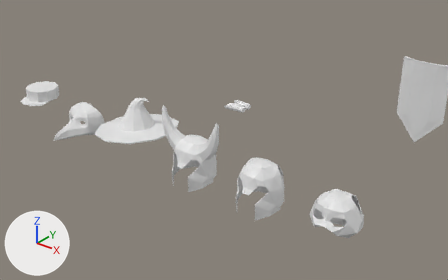
The Blender file resources/meshes/armour.blend as it was, and as the next commit left it.
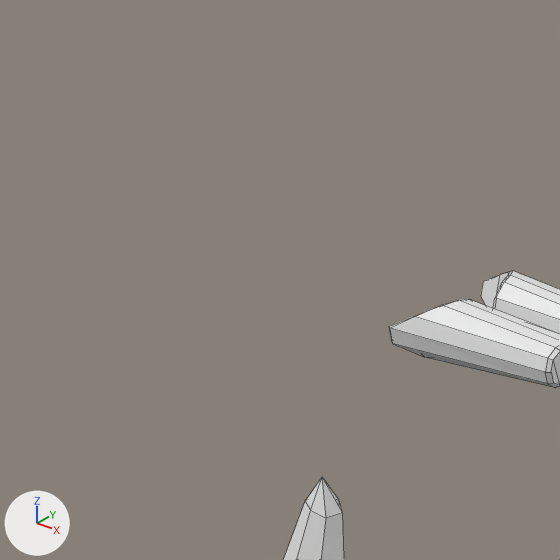
Old and new are each drawn from a 50 mm lens placed at (0.78, -3.576, 1.879), pointed at (-2.056, -0.031, -0.319) and again close up on the part from 40% to 54% of the width and 25% to 47% of the height. Lighting does not change. The marker at lower left points along +X, +Y and +Z. The close-ups show mesh edges as thin lines.

Objects in the first close-up: 'barbuteHorned01', 'bracer01.l', 'bracer01.r'.
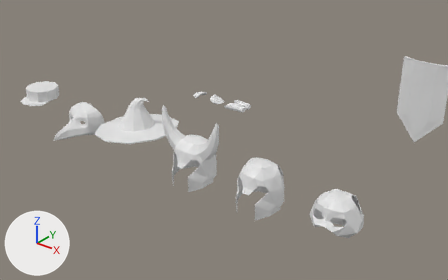
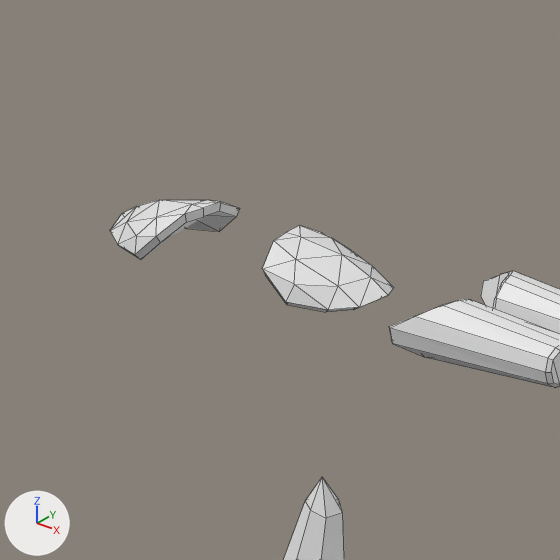
Pixel boxes (x1, y1, x2, y2) of what changed, in the close-ups (560 x 560 px):
'pauldron.l', added: after (263, 225, 394, 312)
'pauldron.r', added: after (110, 200, 239, 259)

What the commit changed:
Mesh me_pauldron_l is new.
It has 37 vertices, 50 faces and spans x 0.046..0.1557, y -0.0435..0.0622, z -0.0281..0.0208.
Mesh me_pauldron_r is new.
It has 37 vertices, 50 faces and spans x -0.1557..-0.046, y -0.0435..0.0622, z -0.0281..0.0208.
Object 'pauldron.l' (ob_pauldron_l) is new; it shows me_pauldron_l.
Its location is (-2.25, 0.0, 0.0).
Object 'pauldron.r' (ob_pauldron_r) is new; it shows me_pauldron_r.
Its location is (-2.25, 0.0, 0.0).
